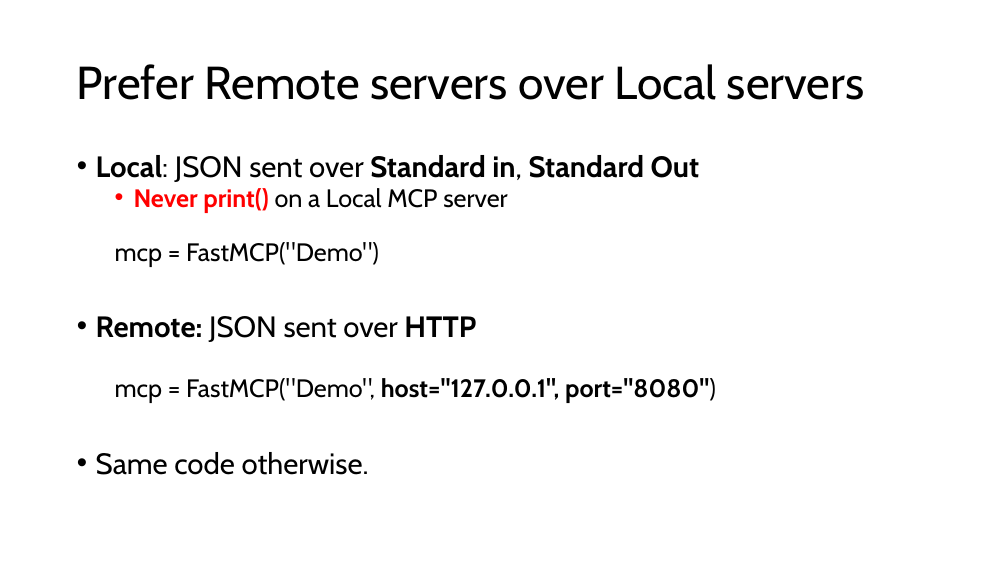
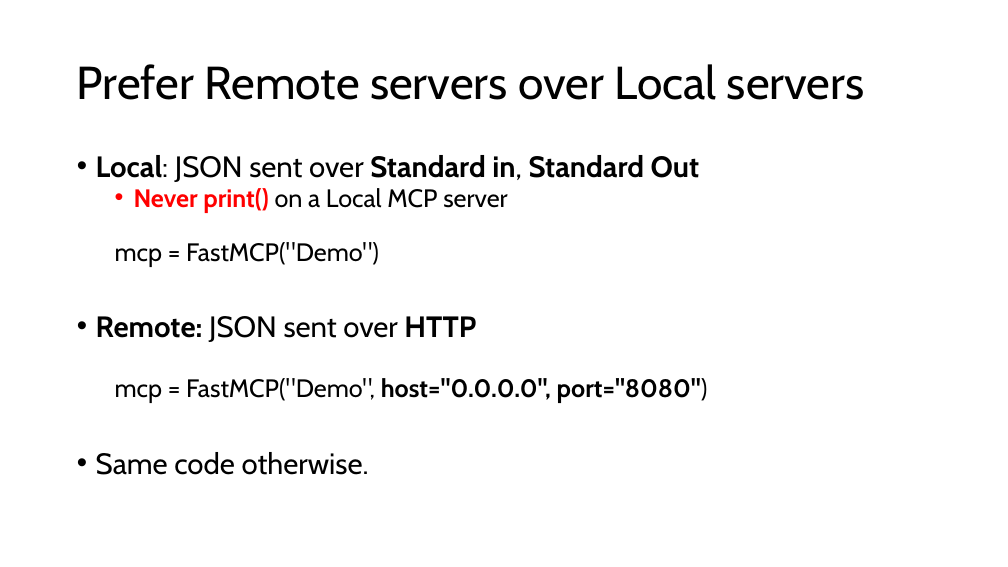
Before and after one commit to RHIT-CSSE/csse290-ai, a slide deck: slide 17 of ClassMaterials/Week9/MCP Servers.pptx (slide 16 before the commit). Drawn at 1008x567 pixels with LibreOffice and Linux fonts; fonts in the diff are those of the drawing. Boxes give left, top, right and bottom in pixels: in the first picture for what was removed or moved away, otherwise in the second. Text is boxed around its words. In the diff, an @@ line names an element or a change of style, - is before the commit and + after.

```diff
--- a/ClassMaterials/Week9/MCP Servers.pptx
+++ b/ClassMaterials/Week9/MCP Servers.pptx
@@ text at box(115, 378, 708, 403): text changed @@
-  mcp = FastMCP("Demo", host="127.0.0.1", port="8080")
+  mcp = FastMCP("Demo", host="0.0.0.0", port="8080")
```
Also in this commit, not shown: 7 other slides changed, 1 slide added.
